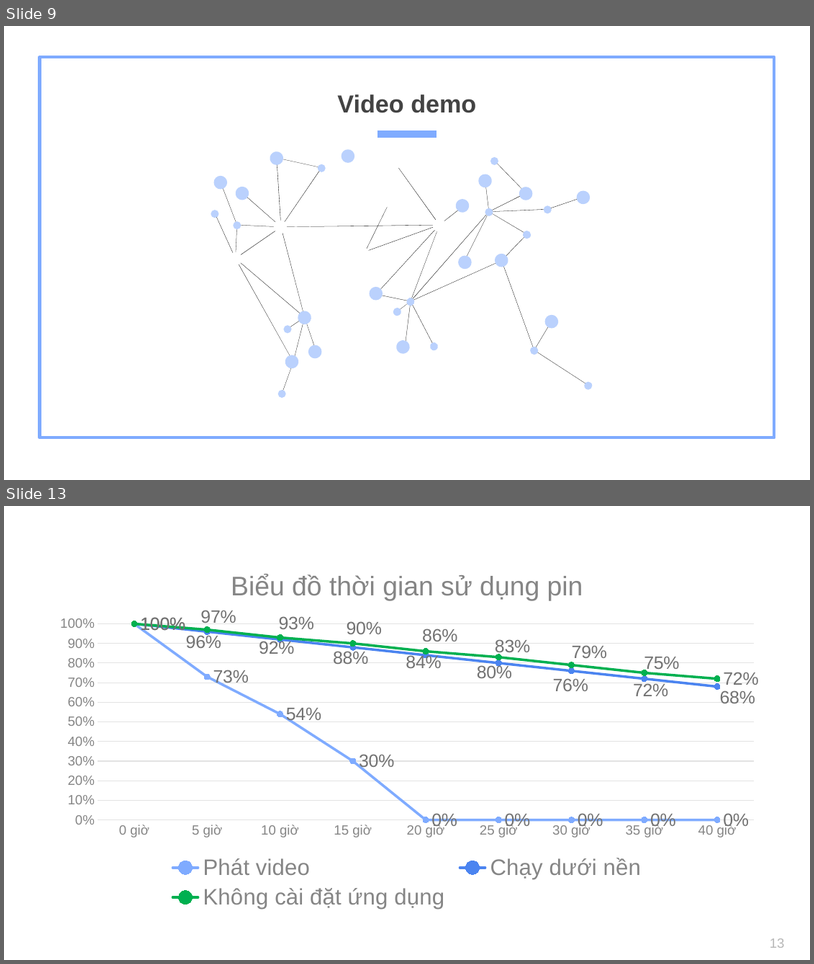
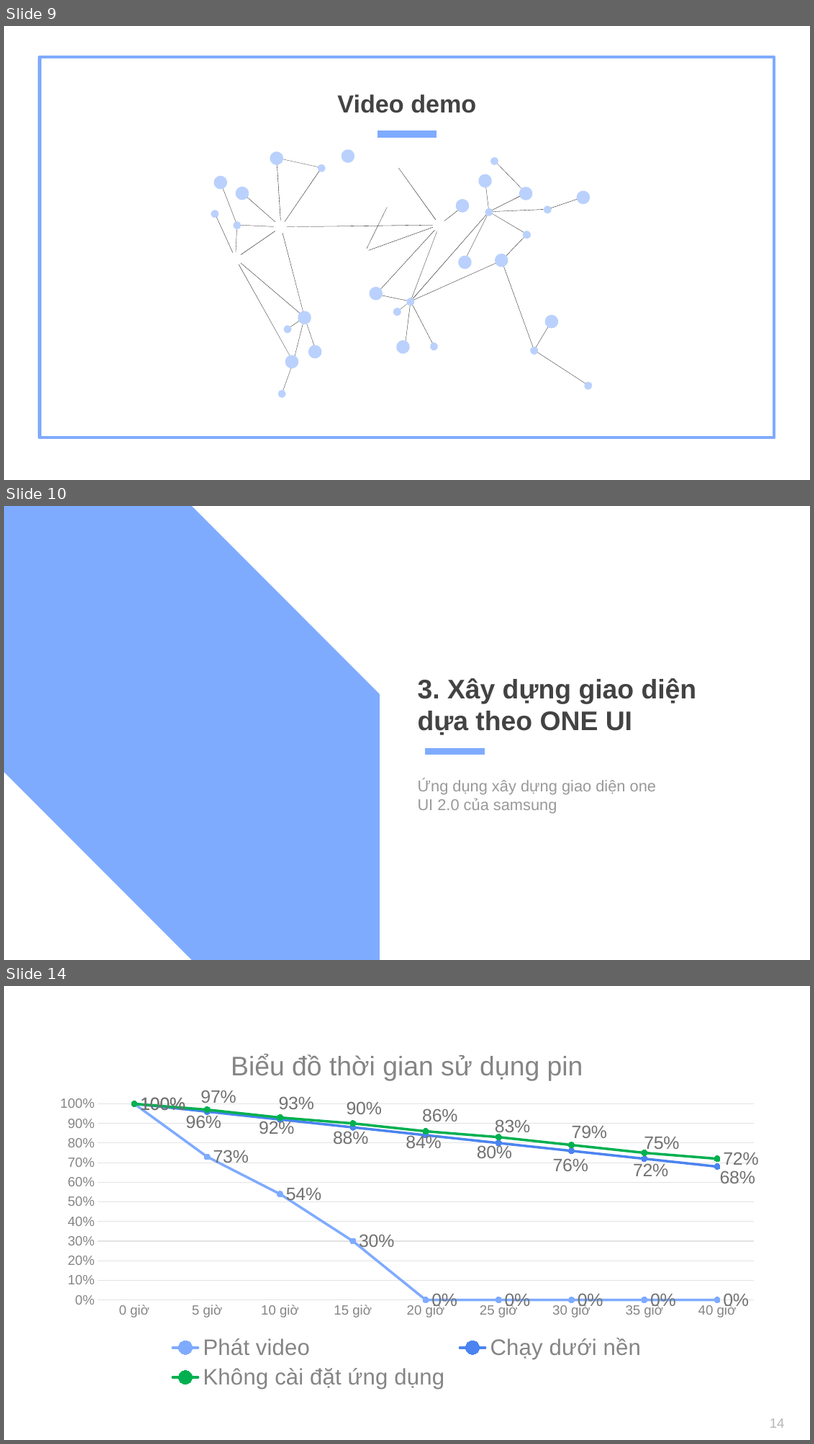
Before and after one commit to daihieptn97/share, a slide deck: Minimal Charm Blue variant.pptx. Shown one above the other, each under a label of ours: slides 9 and 13 before the commit, slides 9, 10 and 14 after it; the slides between them are not shown. The pictures are 814x964 and 814x1444 pixels, drawn with LibreOffice and Linux fonts; fonts in the diff are those of the drawing. Boxes give left, top, right and bottom in pixels: in the first picture for what was removed or moved away, otherwise in the second. Text is boxed around its words. In the diff, an @@ line names an element or a change of style, - is before the commit and + after.

```diff
--- a/Minimal Charm Blue variant.pptx
+++ b/Minimal Charm Blue variant.pptx
@@ slide 10 added at (4,506,810,960), background #FFFFFF @@
@@ snip diag rect added at (4,506,380,959), fill #7FABFF @@
@@ title added at (418,678,697,735), 24 pt, text #434343, bold @@
+3. Xây dựng giao diện dựa theo ONE UI
@@ line added from (426, 751) to (486, 751), #7FABFF 6 pt @@
@@ subtitle added at (418,779,656,813), 14 pt, text #999999 @@
+Ứng dụng xây dựng giao diện one UI 2.0 của samsung
@@ what was slide 13 is now slide 14 @@
@@ page number at (770,1418,785,1427): text changed @@
-13
+14
```
Also in this commit, not shown: 3 slides changed, 1 other slide added, 1 slide removed, 2 other files.
